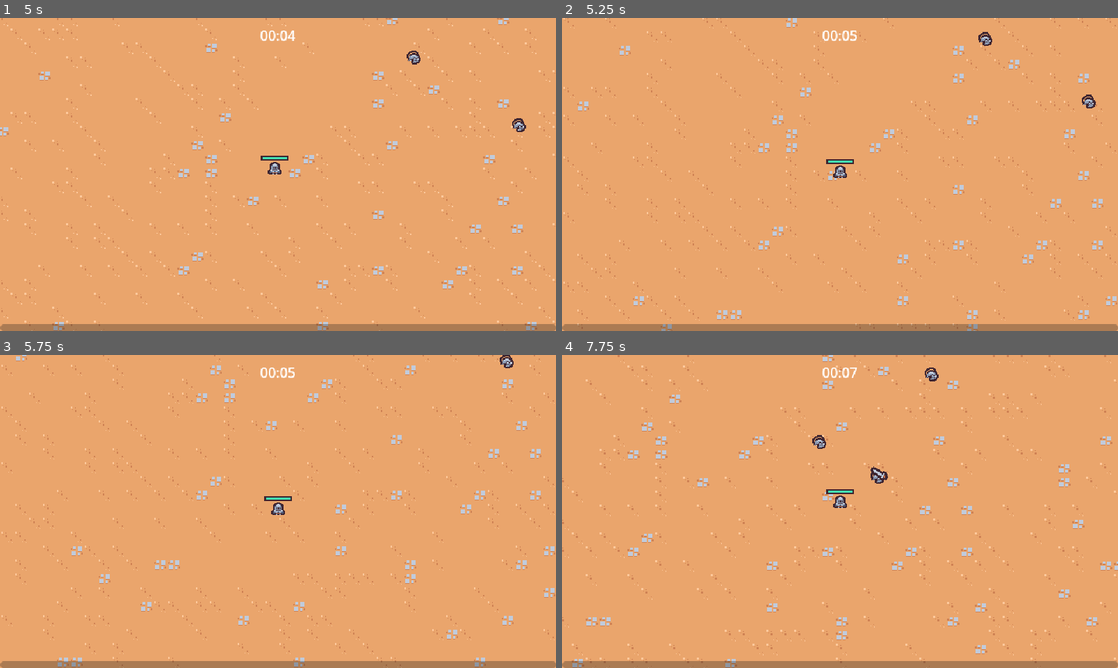
Above: before the commit, frames 1-4 (two rows, left to right).
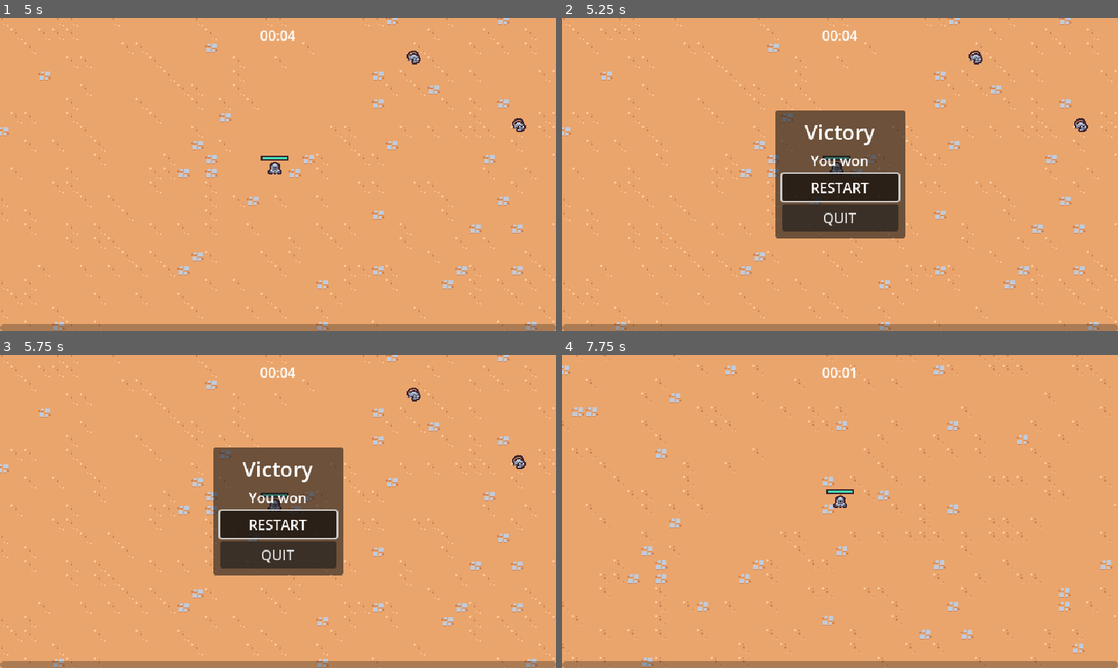
Above: after the commit, the same moments.

Repository: sebasvelasco353/2DSurvivorsCourse
Game: Godot game, scene res://scenes/main/main.tscn
Same seed, same stepped clock (60 frames per second), same inputs: the game is played once before the commit and once after it.
Inputs (mouse positions are in pixels of both pictures, inside the frame that each line leads up to):
- Up to frame 1 (5 s): tap Enter at 0.5 s; move the mouse to (400, 158) at 0.52 s; press the mouse at (400, 158) at 0.53 s; hold D (move_right) 0.53-1.28 s; move the mouse to (166, 190) at 1.27 s; release the mouse at (166, 190) at 1.28 s; hold S (move_down) 1.28-2.03 s; click (166, 190) at 1.35 s; move the mouse to (333, 105) at 2.02 s; press the mouse at (333, 105) at 2.03 s; hold D (move_right) 2.03-2.78 s; move the mouse to (250, 237) at 2.77 s; release the mouse at (250, 237) at 2.78 s; hold W (move_up) 2.78-3.53 s; click (250, 237) at 2.85 s; move the mouse to (444, 221) at 3.52 s; press the mouse at (444, 221) at 3.53 s; hold A (move_left) from 3.53 s (still down); move the mouse to (111, 127) at 4.27 s; release the mouse at (111, 127) at 4.28 s; click (111, 127) at 4.35 s
- Up to frame 2 (5.25 s): move the mouse to (867, 174) at 5.02 s; release A (move_left) at 5.03 s; press the mouse at (867, 174) at 5.03 s; hold S (move_down) from 5.03 s (still down)
- Up to frame 3 (5.75 s): keep holding S (move_down)
- Up to frame 4 (7.75 s): release S (move_down) at 5.75 s; release the mouse at (867, 511) at 5.75 s; click (840, 524) at 5.75 s, where only the run after the commit has a clickable "RESTART"; move the mouse to (756, 433) at 6.52 s; hold D (move_right) 6.53-7.28 s; click (756, 433) at 6.6 s; move the mouse to (962, 495) at 7.27 s; press the mouse at (962, 495) at 7.28 s; hold W (move_up) from 7.28 s (still down)

Frame 1 is identical in both runs. In frame 2, 14% of the frame differs, in the area x 0-100%, y 0-100%; in frame 3, 14%; in frame 4, 5.1%.

Commit message:
Finished video 28: Creating a victory screen

Diff:
--- a/scenes/game_object/player/player.tscn
+++ b/scenes/game_object/player/player.tscn
@@ -54,7 +54,6 @@
 show_percentage = false
 
 [node name="PickupArea2D" type="Area2D" parent="."]
-visible = false
 position = Vector2(0, -5)
 collision_layer = 16
 collision_mask = 0
@@ -64,7 +63,6 @@
 debug_color = Color(0.332652, 0.616594, 0.256513, 0.42)
 
 [node name="CollisionArea2D" type="Area2D" parent="."]
-visible = false
 position = Vector2(0, -7)
 collision_layer = 0
 collision_mask = 8
--- a/scenes/manager/arena_time_manager.gd
+++ b/scenes/manager/arena_time_manager.gd
@@ -1,6 +1,14 @@
 extends Node
 
+@export var victory_screen_scene:PackedScene
 @onready var timer = $Timer
+
+func _ready():
+	timer.timeout.connect(on_timer_timeout)
 
 func get_time_elapsed():
 	return timer.wait_time - timer.time_left
+
+func on_timer_timeout():
+	var victory_screen_instance = victory_screen_scene.instantiate()
+	add_child(victory_screen_instance)
--- a/scenes/manager/arena_time_manager.tscn
+++ b/scenes/manager/arena_time_manager.tscn
@@ -1,11 +1,13 @@
-[gd_scene load_steps=2 format=3 uid="uid://ccm6c82xc6ncg"]
+[gd_scene load_steps=3 format=3 uid="uid://ccm6c82xc6ncg"]
 
 [ext_resource type="Script" path="res://scenes/manager/arena_time_manager.gd" id="1_r030g"]
+[ext_resource type="PackedScene" uid="uid://d22kdos07pv8c" path="res://scenes/ui/victory_screen.tscn" id="2_3li3s"]
 
 [node name="ArenaTimeManager" type="Node"]
 script = ExtResource("1_r030g")
+victory_screen_scene = ExtResource("2_3li3s")
 
 [node name="Timer" type="Timer" parent="."]
-wait_time = 60.0
+wait_time = 5.0
 one_shot = true
 autostart = true
--- /dev/null
+++ b/scenes/ui/victory_screen.gd
@@ -0,0 +1,16 @@
+extends CanvasLayer
+
+@onready var restart_button = %RestartButton
+@onready var quit_button = %QuitButton
+
+func _ready():
+	get_tree().paused = true
+	restart_button.pressed.connect(on_restart_button_pressed)
+	quit_button.pressed.connect(on_quit_button_pressed)
+
+func on_restart_button_pressed():
+	get_tree().paused = false
+	get_tree().change_scene_to_file("res://scenes/main/main.tscn")
+
+func on_quit_button_pressed():
+	get_tree().quit()
--- /dev/null
+++ b/scenes/ui/victory_screen.tscn
@@ -0,0 +1,53 @@
+[gd_scene load_steps=2 format=3 uid="uid://d22kdos07pv8c"]
+
+[ext_resource type="Script" path="res://scenes/ui/victory_screen.gd" id="1_sdv5s"]
+
+[node name="VictoryScreen" type="CanvasLayer"]
+process_mode = 3
+script = ExtResource("1_sdv5s")
+
+[node name="MarginContainer" type="MarginContainer" parent="."]
+anchors_preset = 15
+anchor_right = 1.0
+anchor_bottom = 1.0
+grow_horizontal = 2
+grow_vertical = 2
+
+[node name="PanelContainer" type="PanelContainer" parent="MarginContainer"]
+layout_mode = 2
+size_flags_horizontal = 4
+size_flags_vertical = 4
+
+[node name="MarginContainer" type="MarginContainer" parent="MarginContainer/PanelContainer"]
+custom_minimum_size = Vector2(150, 0)
+layout_mode = 2
+theme_override_constants/margin_left = 8
+theme_override_constants/margin_top = 8
+theme_override_constants/margin_right = 8
+theme_override_constants/margin_bottom = 8
+
+[node name="VBoxContainer" type="VBoxContainer" parent="MarginContainer/PanelContainer/MarginContainer"]
+layout_mode = 2
+
+[node name="Label" type="Label" parent="MarginContainer/PanelContainer/MarginContainer/VBoxContainer"]
+layout_mode = 2
+theme_override_font_sizes/font_size = 24
+text = "Victory"
+horizontal_alignment = 1
+vertical_alignment = 1
+
+[node name="Label2" type="Label" parent="MarginContainer/PanelContainer/MarginContainer/VBoxContainer"]
+layout_mode = 2
+text = "You won"
+horizontal_alignment = 1
+vertical_alignment = 1
+
+[node name="RestartButton" type="Button" parent="MarginContainer/PanelContainer/MarginContainer/VBoxContainer"]
+unique_name_in_owner = true
+layout_mode = 2
+text = "RESTART"
+
+[node name="QuitButton" type="Button" parent="MarginContainer/PanelContainer/MarginContainer/VBoxContainer"]
+unique_name_in_owner = true
+layout_mode = 2
+text = "QUIT"
